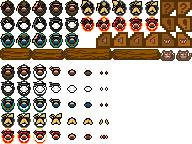
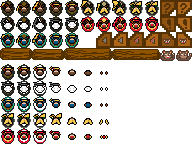
The second 192 × 144 image is a revision of the first. Changes to its layers:
added layer "Layer 91" above "Layer 90" over [1, 128, 47, 144]
added layer "Layer 90" above "Layer 89" over [145, 16, 159, 32]
added layer "Layer 89" above "Layer 88" over [81, 16, 143, 32]
